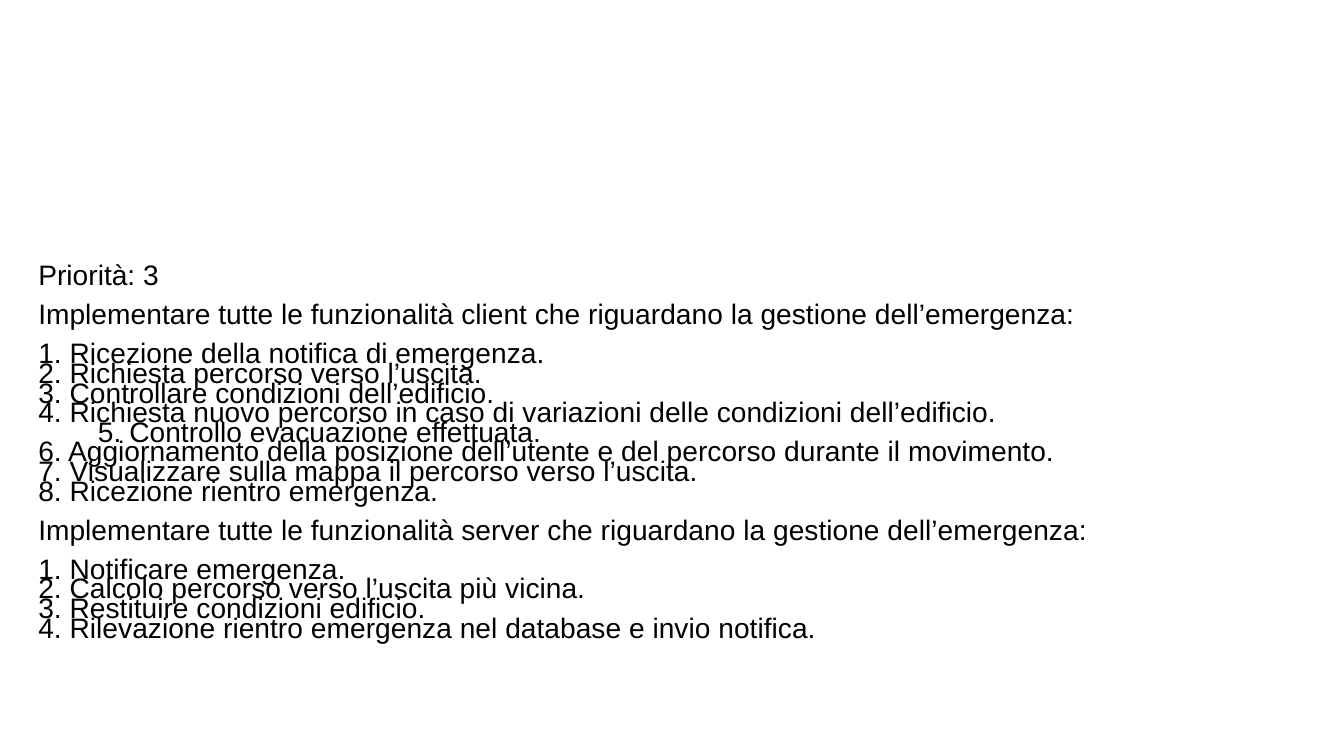
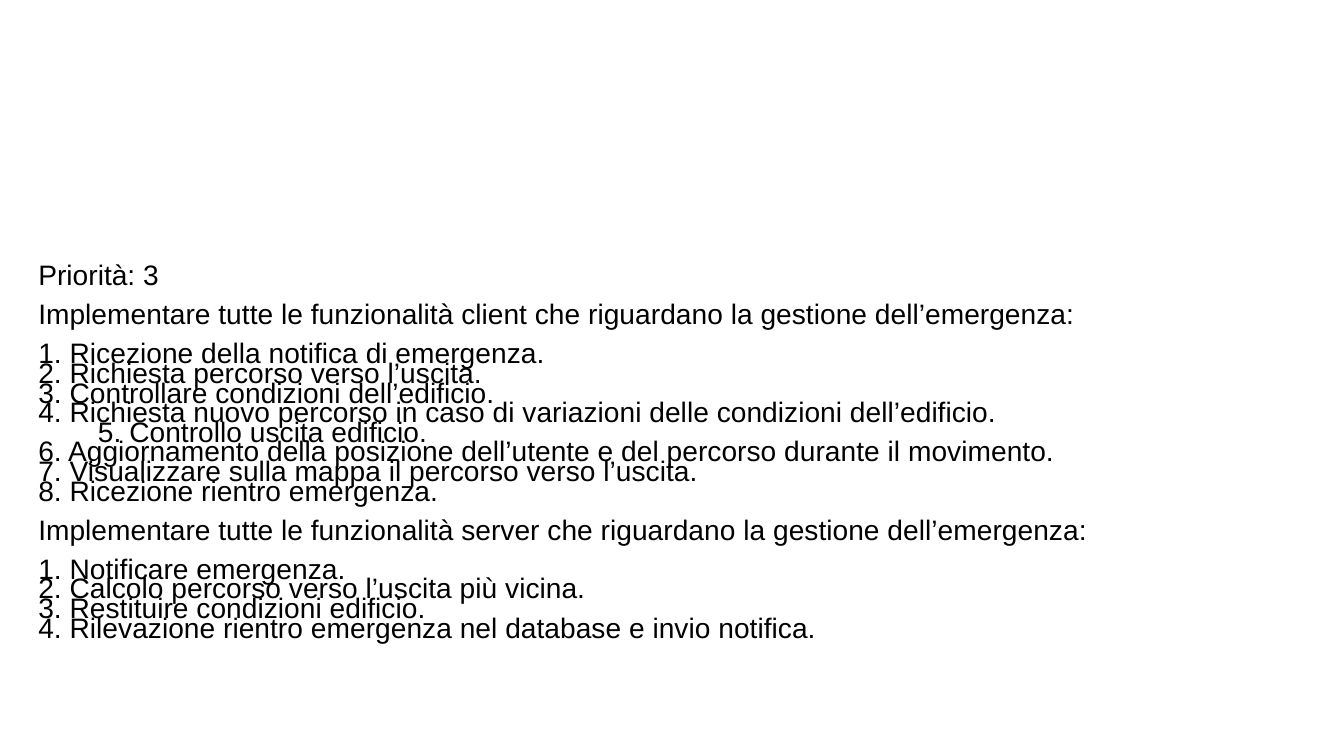
Before and after one commit to ecorradini/ProgettoIDS, a slide deck: slide 4 of AnalisiRequisiti/User Stories/UserStoriesNuova.ppt. Drawn at 1344x756 pixels with LibreOffice and Linux fonts; fonts in the diff are those of the drawing; background and template pictures are left out. Boxes give left, top, right and bottom in pixels: in the first picture for what was removed or moved away, otherwise in the second. Text is boxed around its words. In the diff, an @@ line names an element or a change of style, - is before the commit and + after.

```diff
--- a/AnalisiRequisiti/User Stories/UserStoriesNuova.ppt
+++ b/AnalisiRequisiti/User Stories/UserStoriesNuova.ppt
@@ text at (98, 420, 426, 447): text changed @@
-5. Controllo evacuazione effettuata.
+5. Controllo uscita edificio.
```
Also in this commit, not shown: 1 other file.
